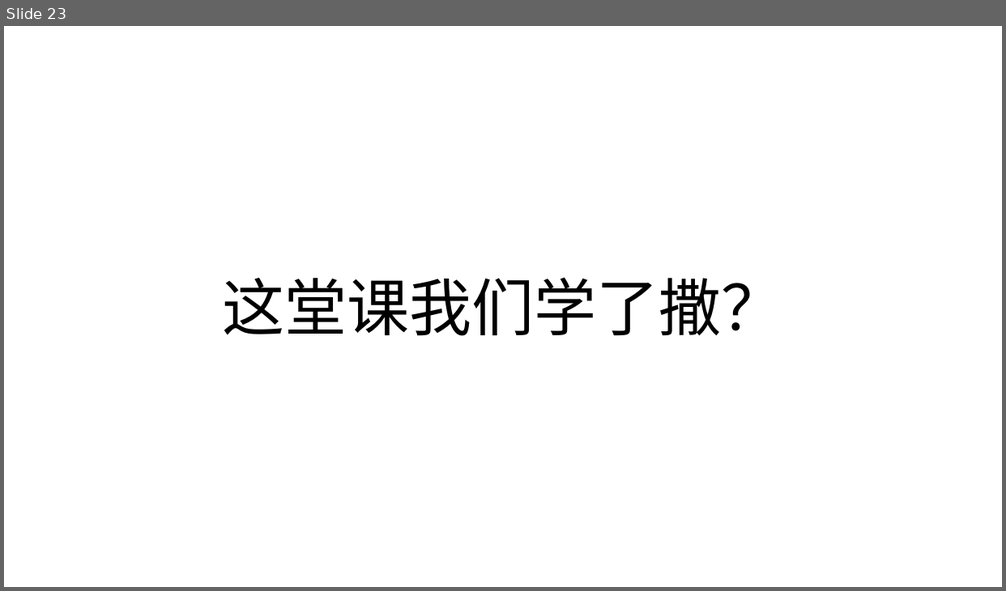
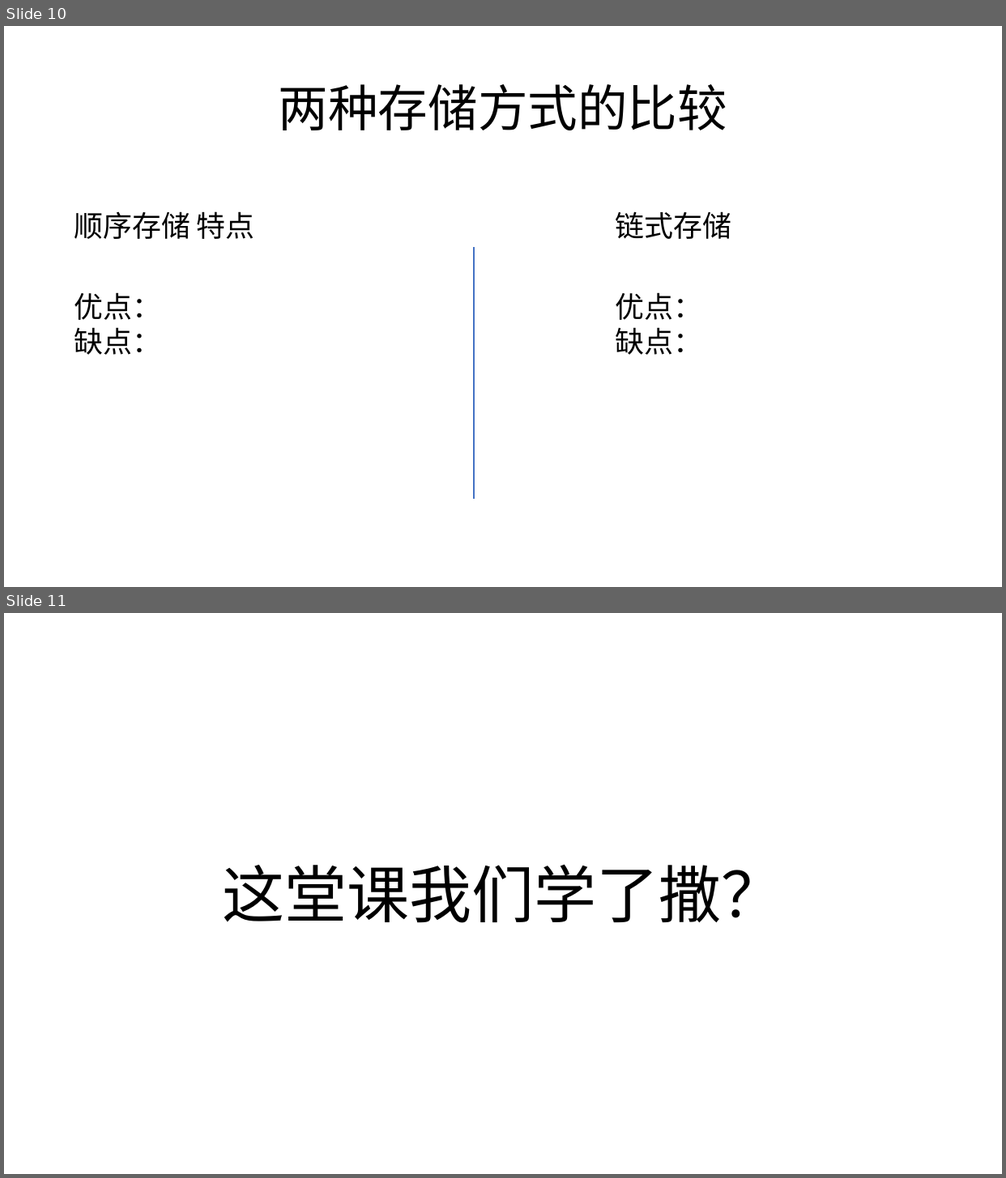
Before and after one commit to zjyesir/hmc_data_structure, a slide deck: 2.线性表.pptx. Shown one above the other, each under a label of ours: slide 23 before the commit, slides 10 and 11 after it. The pictures are 1006x591 and 1006x1178 pixels, drawn with LibreOffice and Linux fonts; fonts in the diff are those of the drawing; background and template pictures are left out. Boxes give left, top, right and bottom in pixels: in the first picture for what was removed or moved away, otherwise in the second. Text is boxed around its words. In the diff, an @@ line names an element or a change of style, - is before the commit and + after.

```diff
--- a/2.线性表.pptx
+++ b/2.线性表.pptx
@@ slide 10 added at bbox=[4, 26, 1002, 587], background picture (left out) @@
@@ text added at bbox=[279, 84, 727, 130], 48 pt, text #000000 @@
+两种存储方式的比较
@@ text added at bbox=[74, 211, 255, 239], 28 pt, text #000000 @@
+顺序存储 特点
@@ text added at bbox=[615, 211, 731, 239], 28 pt, text #000000 @@
+链式存储
@@ line added from (474, 248) to (474, 500), #4472C4 1.5 pt @@
@@ text added at bbox=[74, 292, 161, 355], 28 pt, text #000000 @@
+优点：
+缺点：
@@ text added at bbox=[615, 292, 702, 355], 28 pt, text #000000 @@
+优点：
+缺点：
@@ what was slide 23 is now slide 11 @@
```
Also in this commit, not shown: 2 slides changed, 8 other slides added, 20 slides removed, 1 other file.
